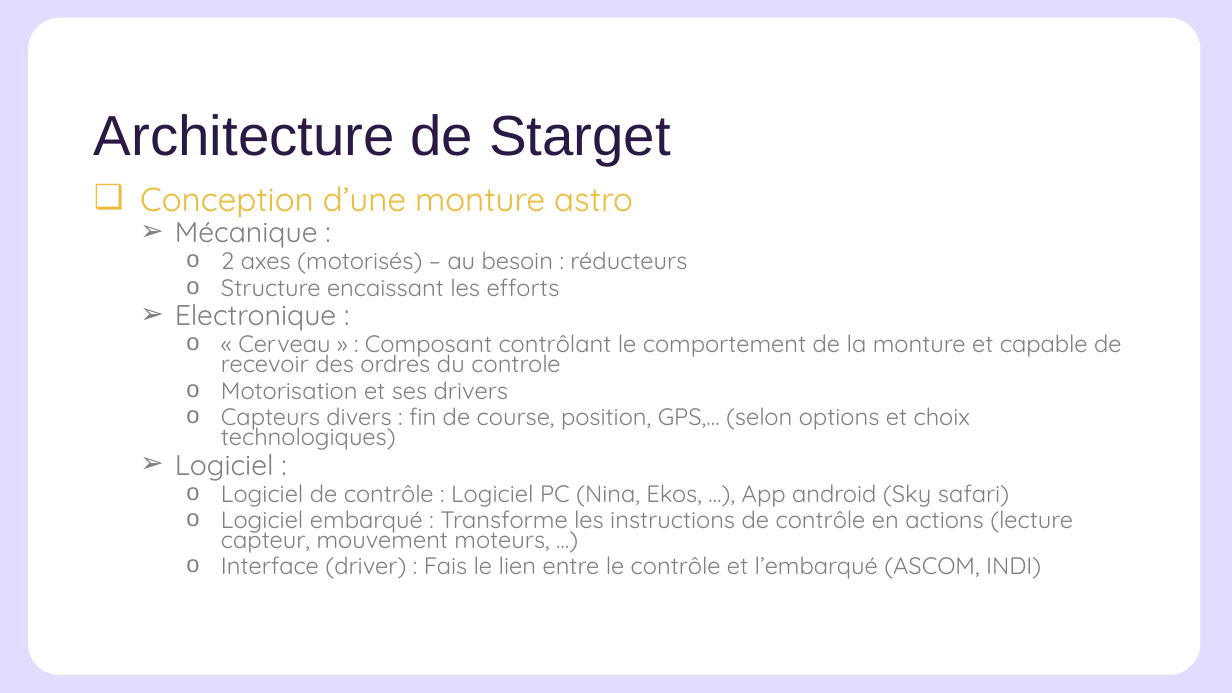
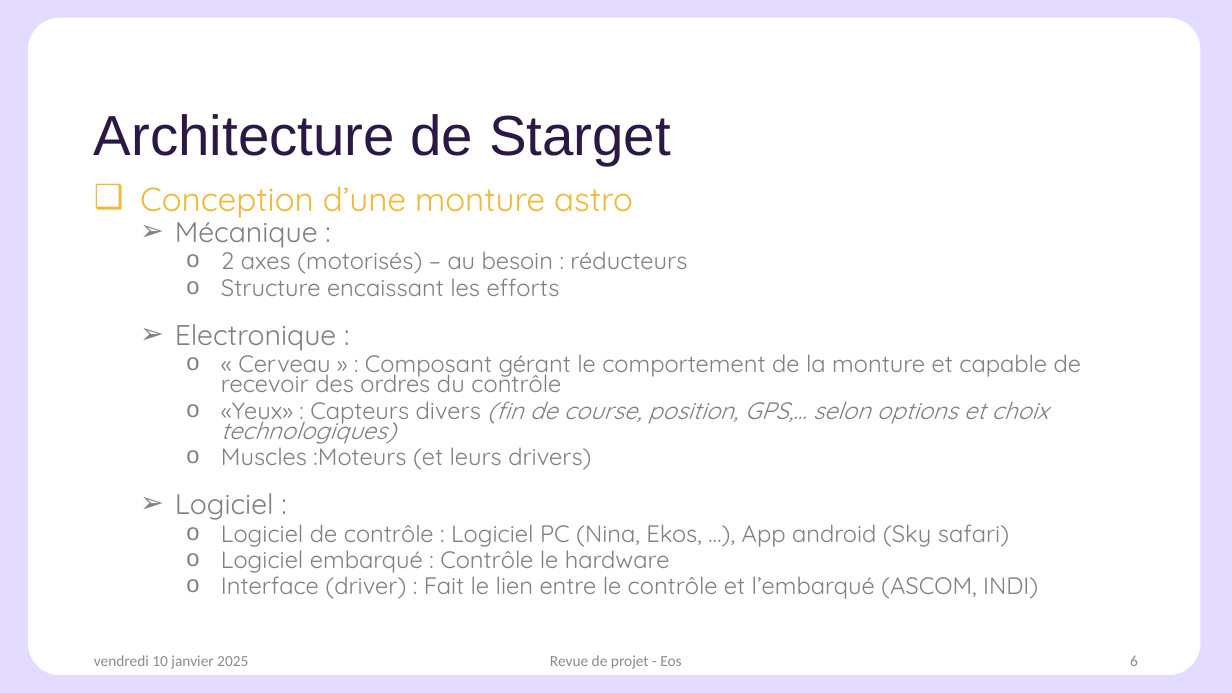
Before and after one commit to Sylvain-BROCAS/Starget, a slide deck: slide 6 of Starget.pptx. Drawn at 1232x693 pixels with LibreOffice and Linux fonts; fonts in the diff are those of the drawing; background and template pictures are left out. Boxes give left, top, right and bottom in pixels: in the first picture for what was removed or moved away, otherwise in the second. Text is boxed around its words. In the diff, an @@ line names an element or a change of style, - is before the commit and + after.

Commit message:
maj presentation starget

```diff
--- a/Starget.pptx
+++ b/Starget.pptx
@@ text at <box>221,348,1081,470</box>: text changed @@
-    o « Cerveau » : Composant contrôlant le comportement de la monture et capable de recevoir des ordres du controle
-    o Motorisation et ses drivers
-    o Capteurs divers : fin de course, position, GPS,… (selon options et choix technologiques)
+    o « Cerveau » : Composant gérant le comportement de la monture et capable de recevoir des ordres du contrôle
+    o «Yeux» : Capteurs divers (fin de course, position, GPS,… selon options et choix technologiques)
+    o Muscles :Moteurs (et leurs drivers)
@@ text at <box>221,543,1038,599</box>: text changed @@
-    o Logiciel embarqué : Transforme les instructions de contrôle en actions (lecture capteur, mouvement moteurs, …)
-    o Interface (driver) : Fais le lien entre le contrôle et l’embarqué (ASCOM, INDI)
+    o Logiciel embarqué : Contrôle le hardware
+    o Interface (driver) : Fait le lien entre le contrôle et l’embarqué (ASCOM, INDI)
@@ text added at <box>94,655,248,669</box>, 12 pt, text #8C8C8C @@
+vendredi 10 janvier 2025
@@ text added at <box>550,655,681,669</box>, 12 pt, text #8C8C8C @@
+Revue de projet - Eos
@@ page number added at <box>1130,655,1138,666</box>, 12 pt, text #8C8C8C @@
+6
```
Also in this commit, not shown: 16 other slides changed, 7 slides added, 3 slides removed.
